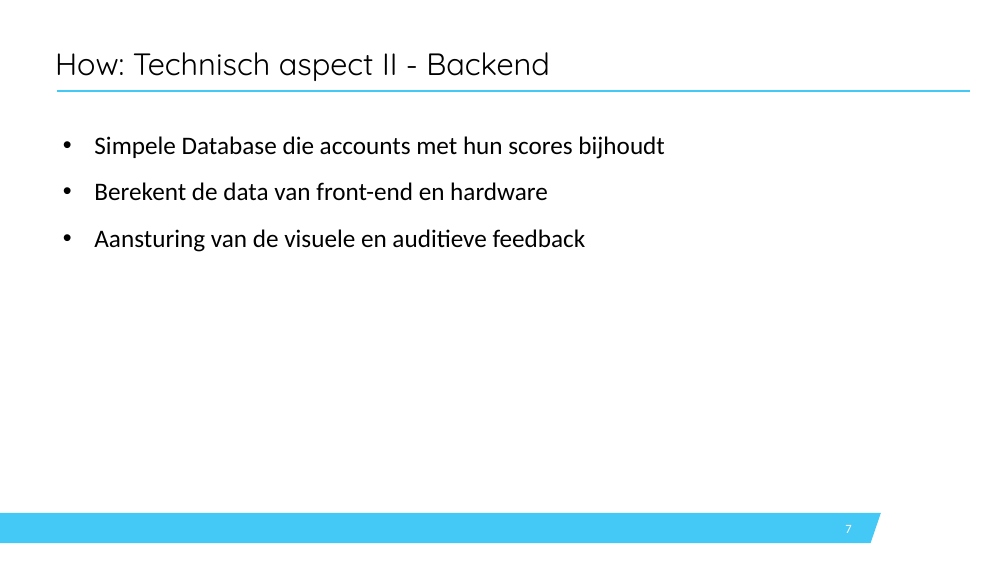
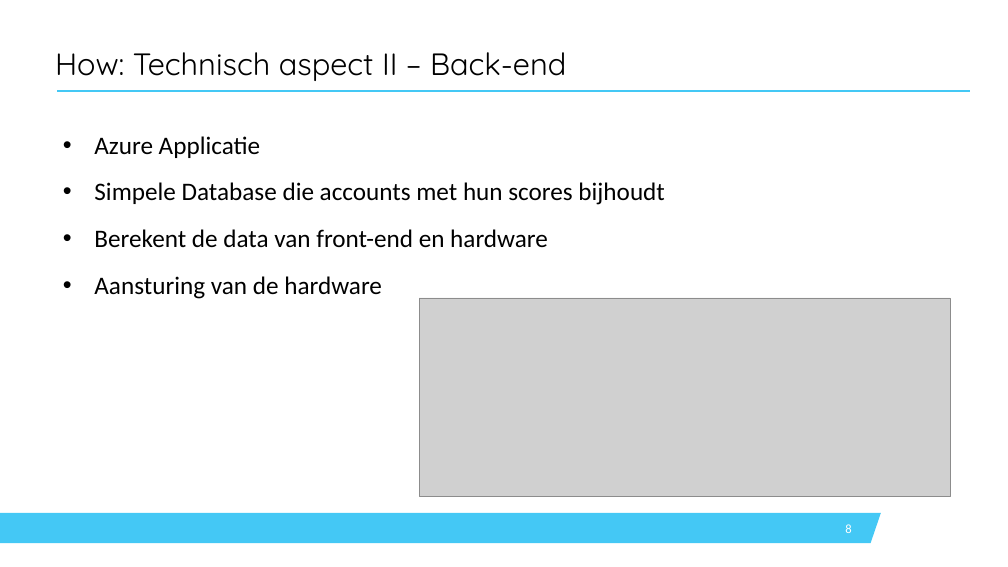
Before and after one commit to SoensJakob/Team-Project-Twister-2.0, a slide deck: slide 8 of Documents/13-11-2020_Presentatie.pptx (slide 7 before the commit). Drawn at 1008x567 pixels with LibreOffice and Linux fonts; fonts in the diff are those of the drawing; grey boxes stand for pictures; background and template pictures are left out. Boxes give left, top, right and bottom in pixels: in the first picture for what was removed or moved away, otherwise in the second. Text is boxed around its words. In the diff, an @@ line names an element or a change of style, - is before the commit and + after.

```diff
--- a/Documents/13-11-2020_Presentatie.pptx
+++ b/Documents/13-11-2020_Presentatie.pptx
@@ title at [55, 52, 566, 81]: text changed @@
-How: Technisch aspect II - Backend
+How: Technisch aspect II – Back-end
@@ text at [94, 136, 260, 158]: paragraph added @@
+• Azure Applicatie
@@ text at [94, 276, 382, 299]: text changed @@
-• Aansturing van de visuele en auditieve feedback
+• Aansturing van de hardware
@@ picture added at [419, 298, 950, 496] @@
@@ page number at [845, 524, 851, 533]: text changed @@
-7
+8
```
Also in this commit, not shown: 4 other slides changed, 1 other file.
